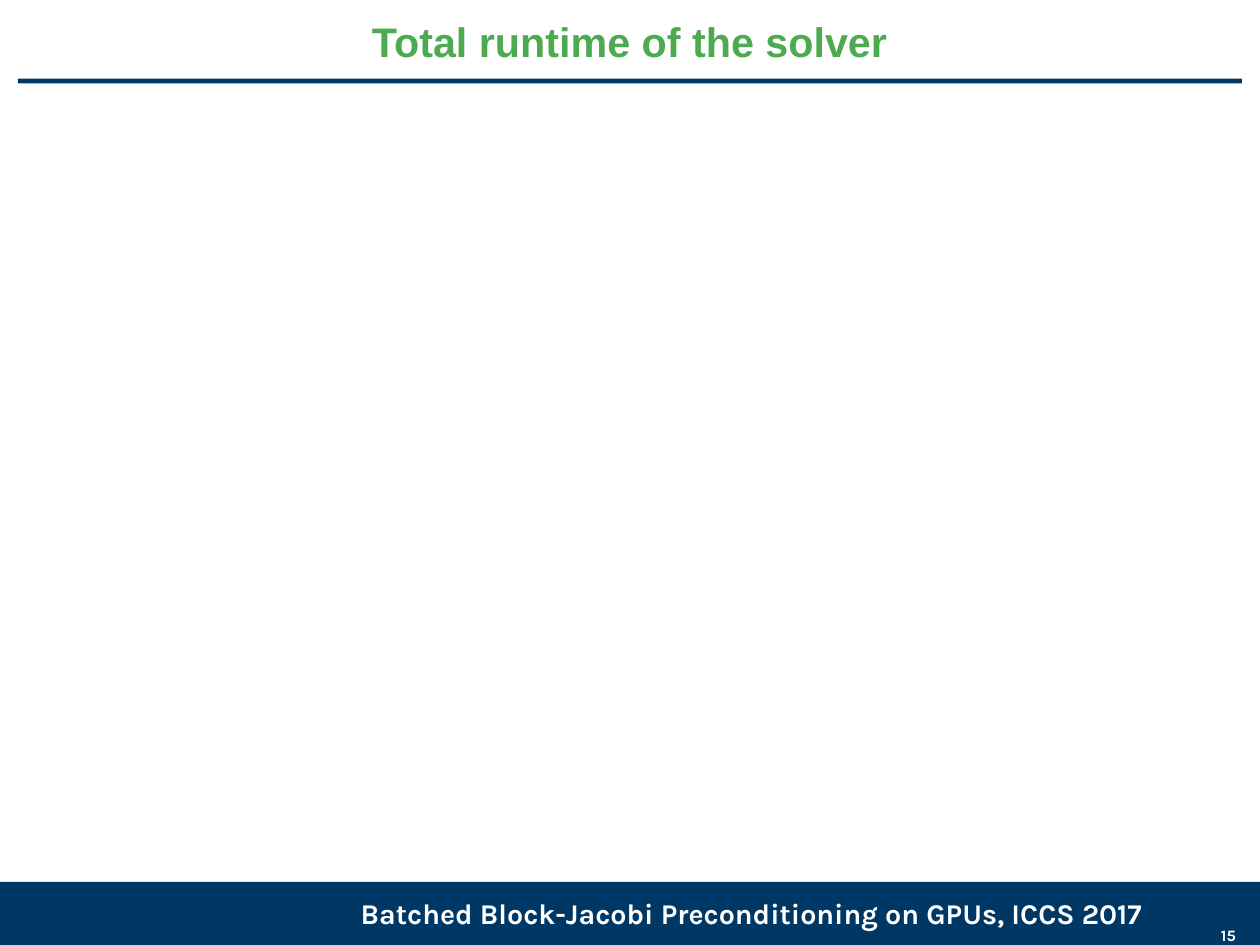
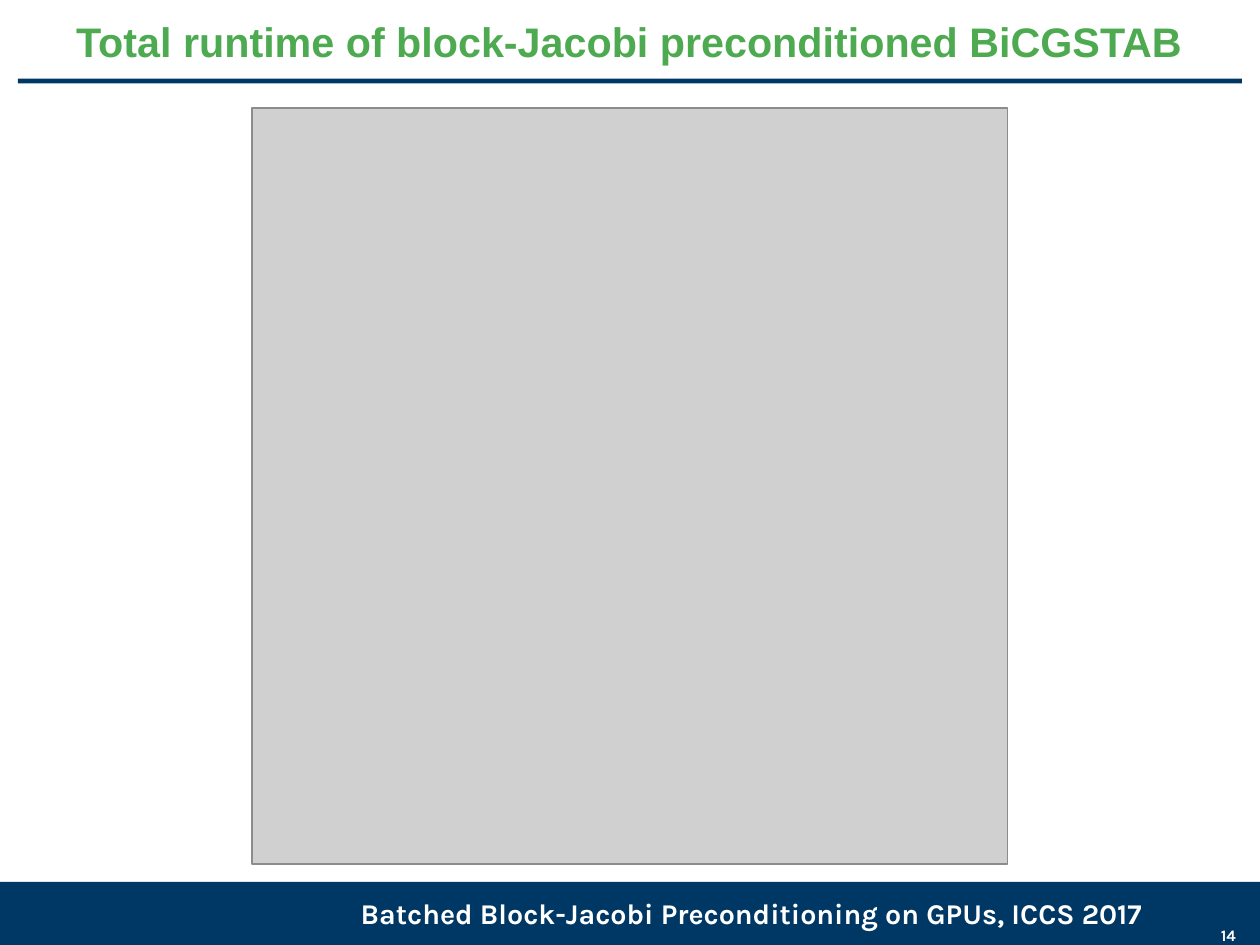
Before and after one commit to gflegar/talks, a slide deck: slide 14 of iccs_2017/slides.odp (slide 15 before the commit). Drawn at 1260x945 pixels with LibreOffice and Linux fonts; fonts in the diff are those of the drawing; grey boxes stand for pictures; background and template pictures are left out. Boxes give left, top, right and bottom in pixels: in the first picture for what was removed or moved away, otherwise in the second. Text is boxed around its words. In the diff, an @@ line names an element or a change of style, - is before the commit and + after.

```diff
--- a/iccs_2017/slides.odp
+++ b/iccs_2017/slides.odp
@@ title at (x1=76, y1=27, x2=1181, y2=65): text changed @@
-Total runtime of the solver
+Total runtime of block-Jacobi preconditioned BiCGSTAB
@@ picture added at (x1=252, y1=107, x2=1007, y2=863) @@
@@ page number at (x1=1221, y1=930, x2=1236, y2=941): text changed @@
-15
+14
```
Also in this commit, not shown: 5 other slides changed, 1 slide added, 2 slides removed.
